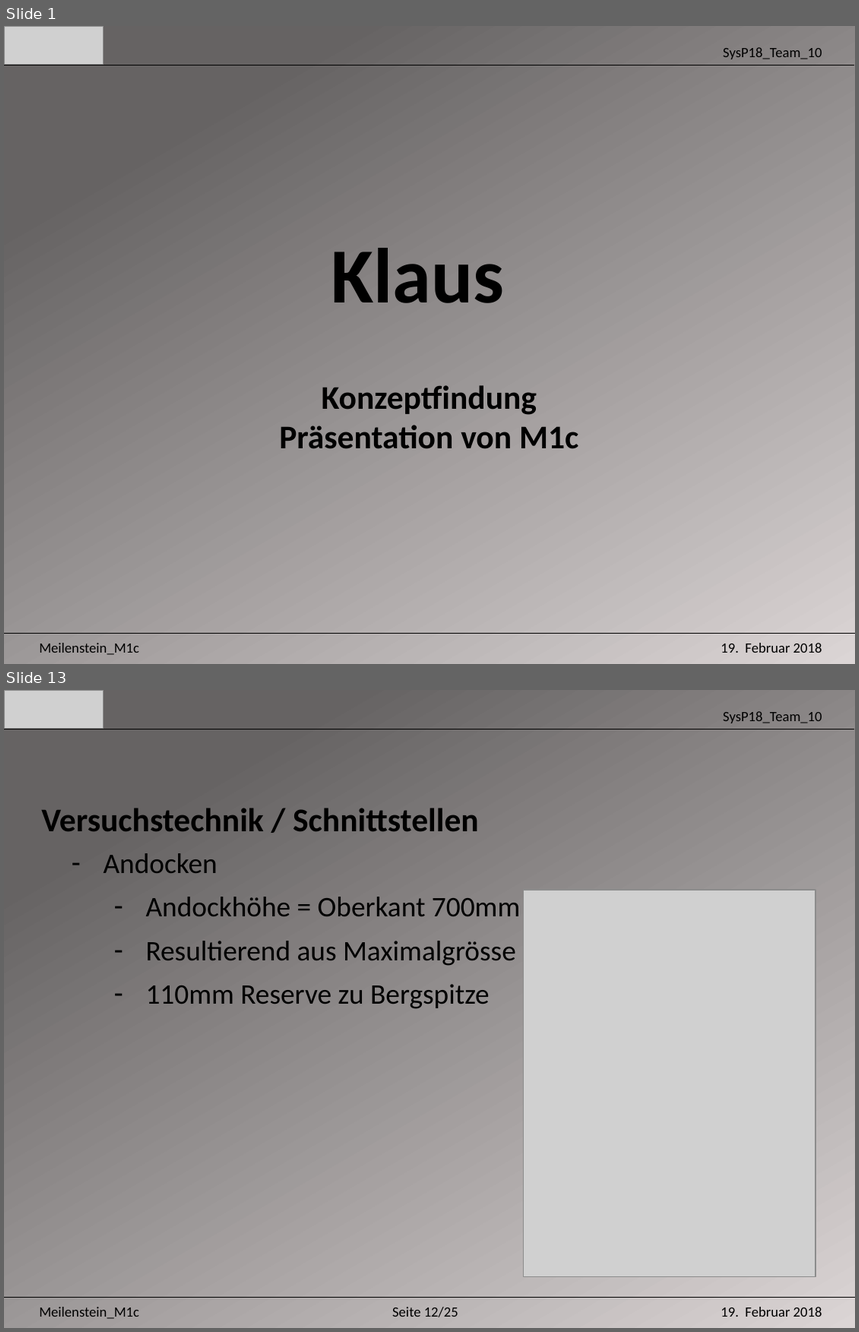
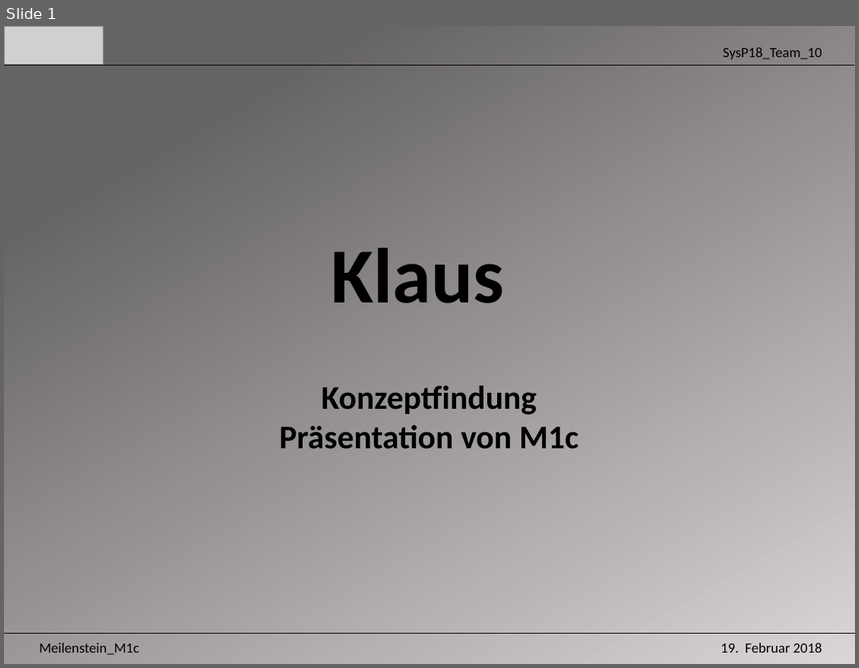
Before and after one commit to Unaqwyn/SysP18_1cv, a slide deck: Systemtechnikprojekt/Systemtechnikprojekt/01_Organisation/02_Meilensteine/m1/m1c/Praesentation_m1c.pptx. Shown one above the other, each under a label of ours: slides 1 and 13 before the commit, slide 1 after it; the slides between them are not shown. The pictures are 859x1332 and 859x668 pixels, drawn with LibreOffice and Linux fonts; fonts in the diff are those of the drawing; grey boxes stand for pictures. Boxes give left, top, right and bottom in pixels: in the first picture for what was removed or moved away, otherwise in the second. Text is boxed around its words. In the diff, an @@ line names an element or a change of style, - is before the commit and + after.

```diff
--- a/Systemtechnikprojekt/Systemtechnikprojekt/01_Organisation/02_Meilensteine/m1/m1c/Praesentation_m1c.pptx
+++ b/Systemtechnikprojekt/Systemtechnikprojekt/01_Organisation/02_Meilensteine/m1/m1c/Praesentation_m1c.pptx
@@ slide 13 removed at (4, 690, 855, 1328), background gradient #DBD6D6 to #666464 @@
@@ picture removed at (4, 690, 104, 727) @@
@@ text removed at (723, 711, 822, 723) @@
-SysP18_Team_10
@@ line removed from (4, 730) to (854, 730) @@
@@ text removed at (41, 808, 479, 831) @@
-Versuchstechnik / Schnittstellen
@@ text removed at (104, 853, 520, 1009) @@
-– Andocken
-  – Andockhöhe = Oberkant 700mm
-  – Resultierend aus Maximalgrösse
-  – 110mm Reserve zu Bergspitze
@@ picture removed at (523, 890, 816, 1277) @@
@@ line removed from (4, 1298) to (855, 1298) @@
@@ text removed at (39, 1307, 139, 1319) @@
-Meilenstein_M1c
@@ text removed at (392, 1307, 458, 1318) @@
-Seite 12/25
@@ text removed at (721, 1307, 823, 1317) @@
-19. Februar 2018
```
Also in this commit, not shown: 11 slides changed, 14 other slides removed.
